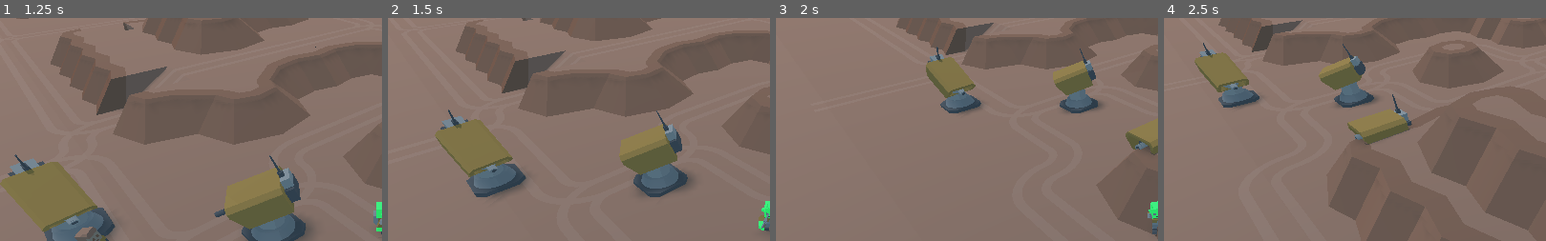
Above: before the commit, frames 1-4 (left to right).
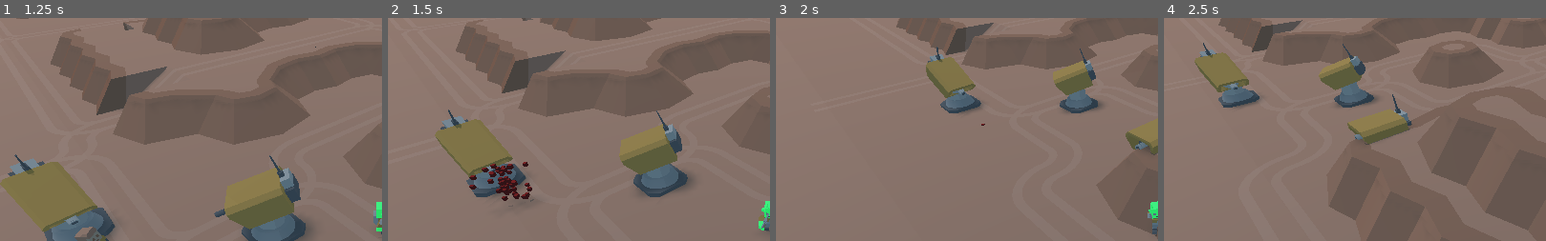
Above: after the commit, the same moments.

Repository: GameDrivenDesign/crusaders-guide-to-die-ning
Game: Godot game, scene res://game/game.tscn
The game is run twice, just before and just after one commit, with the same random seed, the same clock (stepped at 60 frames per second) and the same inputs.
Inputs (mouse positions are % of the whole screen's width and height, from its top left):
- Up to frame 1 (1.25 s): tap Enter (ui_accept) at 0.5, 0.77 s; move the mouse to (72, 45) at 0.52 s; hold Right (ui_right) from 0.53 s (still down); click (72, 45) at 0.6 s
- Up to frame 2 (1.5 s): move the mouse to (30, 55) at 1.27 s; release Right (ui_right) at 1.28 s; hold Down (ui_down) from 1.28 s (still down); click (30, 55) at 1.35 s
- Up to frame 3 (2 s): keep holding Down (ui_down); tap Enter (ui_accept) at 1.52 s
- Up to frame 4 (2.5 s): move the mouse to (60, 28) at 2.02 s; release Down (ui_down) at 2.03 s; hold Right (ui_right) from 2.03 s (still down); click (60, 28) at 2.1 s
The pictures show only the part of the screen within x 0-50%, y 0-50%; the shares and areas given below are measured in that part.

Frame 1 is identical in both runs. In frame 2, 0.9% of the frame differs, in the area x 21-39%, y 64-85%; in frame 3, less than 0.1%; in frame 4, nothing differs.
Error in both runs: Assertion failed. (res://addons/multiplayer/NetworkGame.gd:84)

Commit message:
spawn particles upon death

Diff:
--- /dev/null
+++ b/astronaut/DeathParticles.gd
@@ -0,0 +1,7 @@
+extends CPUParticles
+
+func _ready():
+	emitting = true
+
+func _on_Timer_timeout():
+	queue_free()
--- /dev/null
+++ b/astronaut/DeathParticles.tscn
@@ -0,0 +1,37 @@
+[gd_scene load_steps=4 format=2]
+
+[ext_resource path="res://astronaut/DeathParticles.gd" type="Script" id=1]
+
+[sub_resource type="SpatialMaterial" id=1]
+albedo_color = Color( 0.388235, 0.027451, 0.027451, 1 )
+
+[sub_resource type="CubeMesh" id=2]
+material = SubResource( 1 )
+size = Vector3( 0.04, 0.04, 0.04 )
+
+[node name="DeathParticles" type="CPUParticles"]
+transform = Transform( 1, 0, 0, 0, 1, 0, 0, 0, 1, 0, 0.159734, 0 )
+emitting = false
+amount = 50
+lifetime = 2.0
+one_shot = true
+explosiveness = 1.0
+randomness = 1.0
+lifetime_randomness = 0.4
+mesh = SubResource( 2 )
+emission_shape = 2
+emission_box_extents = Vector3( 0.1, 0.2, 0.1 )
+direction = Vector3( 0, 1, 0 )
+spread = 20.54
+initial_velocity = 3.0
+initial_velocity_random = 0.3
+tangential_accel = 0.5
+color = Color( 0.321569, 0, 0, 1 )
+script = ExtResource( 1 )
+
+[node name="Timer" type="Timer" parent="."]
+wait_time = 2.0
+one_shot = true
+autostart = true
+
+[connection signal="timeout" from="Timer" to="." method="_on_Timer_timeout"]
--- a/astronaut/astronaut.gd
+++ b/astronaut/astronaut.gd
@@ -8,6 +8,9 @@
 func damage(amount):
 	health -= amount
 	if health <= 0:
+		var particles = preload("res://astronaut/DeathParticles.tscn").instance()
+		get_parent().add_child(particles)
+		particles.global_transform = global_transform
 		queue_free()
 
 func _physics_process(delta):
